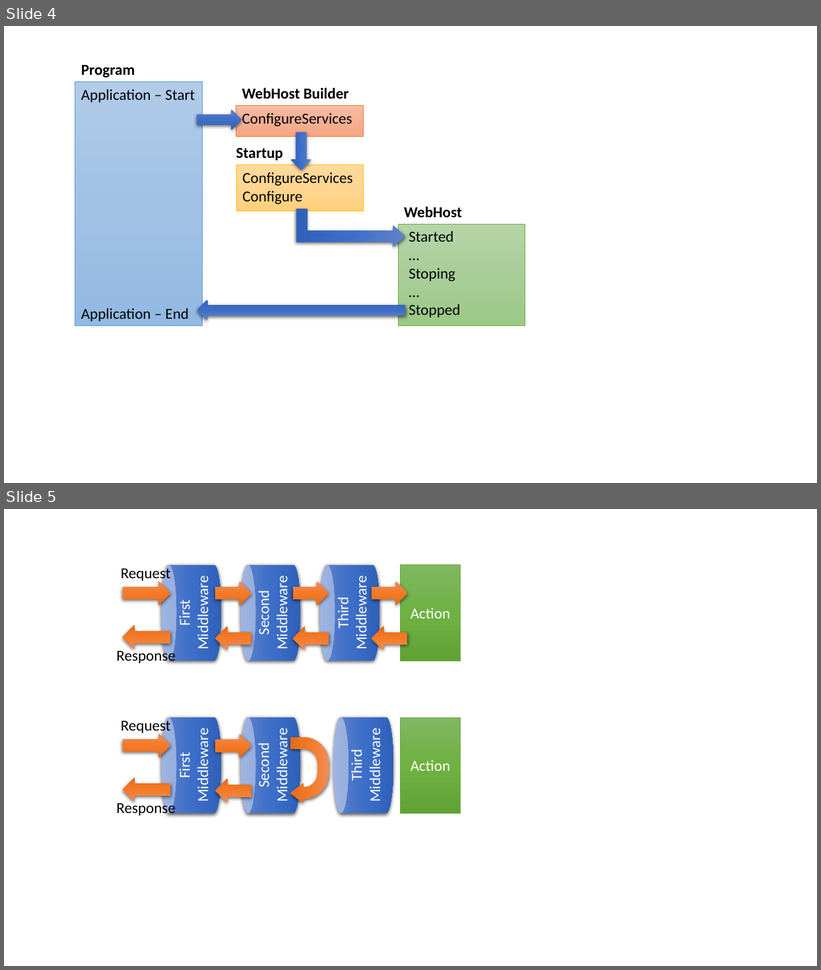
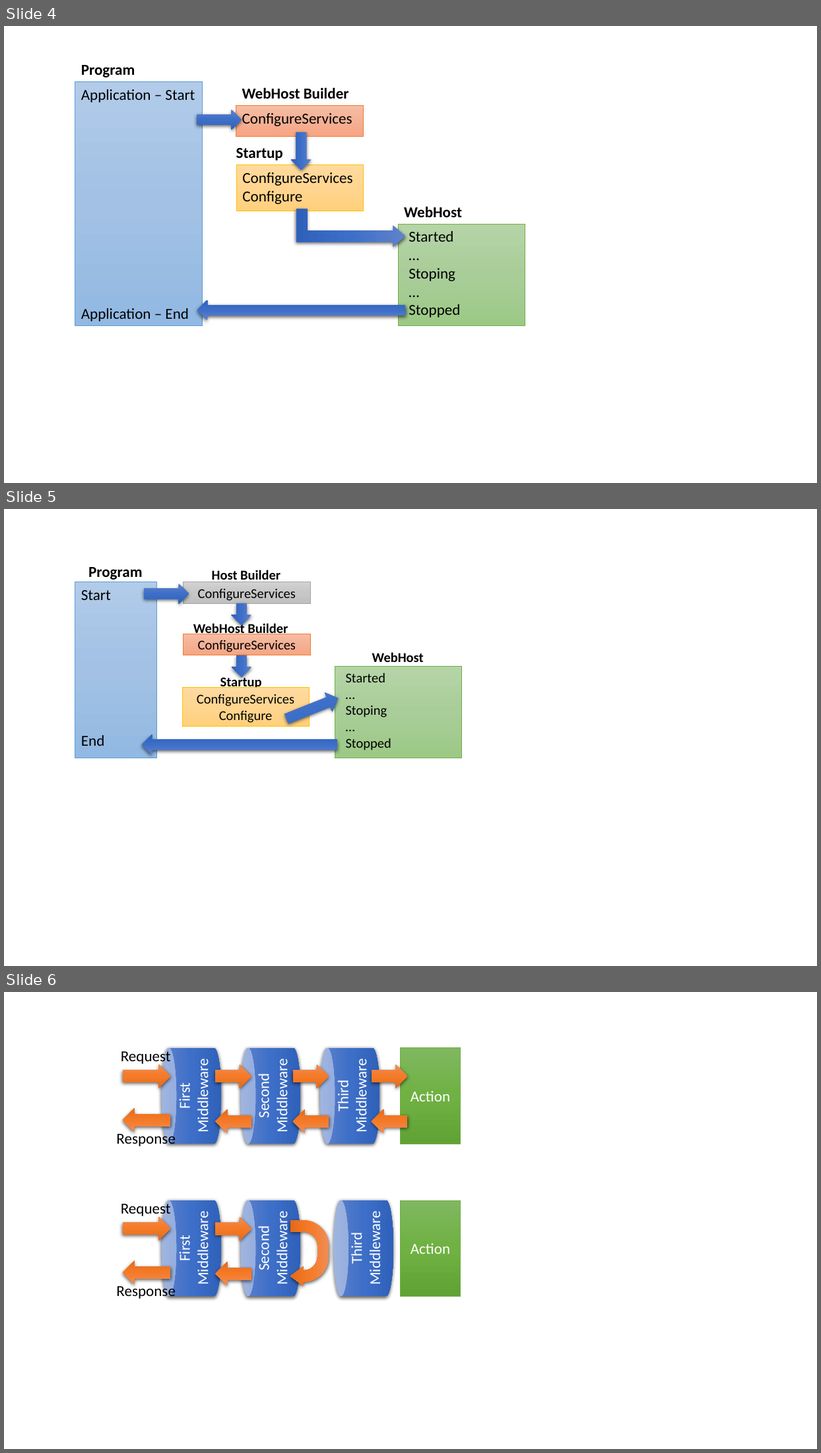
Before and after one commit to johnwu1114/blog-johnwu-cc, a slide deck: source/_assets/ironman.pptx. Shown one above the other, each under a label of ours: slides 4 and 5 before the commit, slides 4, 5 and 6 after it. The pictures are 821x970 and 821x1453 pixels, drawn with LibreOffice and Linux fonts; fonts in the diff are those of the drawing. Boxes give left, top, right and bottom in pixels: in the first picture for what was removed or moved away, otherwise in the second. Text is boxed around its words. In the diff, an @@ line names an element or a change of style, - is before the commit and + after.

```diff
--- a/source/_assets/ironman.pptx
+++ b/source/_assets/ironman.pptx
@@ slide 5 added at [4, 509, 817, 966], background #FFFFFF @@
@@ text added at [88, 567, 142, 580], 18 pt, text #000000, bold @@
+Program
@@ rectangle added at [75, 582, 156, 758], fill gradient #B1CBE9 to #A3C1E5 to #93B9E4, outline #5B9BD5 0.5 pt, 18 pt, text #000000 @@
+Start
+End
@@ right arrow added at [145, 584, 189, 603], fill gradient #6183CB to #3E70CA to #3062BB @@
@@ rectangle added at [184, 582, 310, 603], fill gradient #D2D2D2 to #C8C8C8 to #C0C0C0, outline #A5A5A5 0.5 pt, 16 pt, text #000000 @@
+ConfigureServices
@@ text added at [212, 570, 281, 583], 16 pt, text #000000, bold @@
+Host Builder
@@ right arrow added at [232, 603, 252, 625], fill gradient #6183CB to #3E70CA to #3062BB @@
@@ text added at [193, 622, 288, 634], 16 pt, text #000000, bold @@
+WebHost Builder
@@ rectangle added at [184, 634, 310, 655], fill gradient #F7BDA5 to #F5B196 to #F8A582, outline #ED7D31 0.5 pt, 16 pt, text #000000 @@
+ConfigureServices
@@ right arrow added at [232, 656, 252, 677], fill gradient #6183CB to #3E70CA to #3062BB @@
@@ rectangle added at [335, 666, 461, 758], fill gradient #B5D5A7 to #AACE9A to #9CC987, outline #70AD47 0.5 pt, 16 pt, text #000000 @@
+Started
+…
+Stoping
+…
+Stopped
@@ text added at [372, 652, 424, 662], 16 pt, text #000000, bold @@
+WebHost
@@ text added at [220, 675, 262, 688], 16 pt, text #000000, bold @@
+Startup
@@ rectangle added at [182, 688, 309, 726], fill gradient #FFDB9E to #FFD590 to #FFD07C, outline #FFC000 0.5 pt, 16 pt, text #000000 @@
+ConfigureServices
+Configure
@@ right arrow added at [283, 689, 342, 728], fill gradient #6183CB to #3E70CA to #3062BB @@
@@ right arrow added at [142, 735, 337, 755], fill gradient #6183CB to #3E70CA to #3062BB @@
@@ what was slide 5 is now slide 6 @@
```
Also in this commit, not shown: 3 other files.
